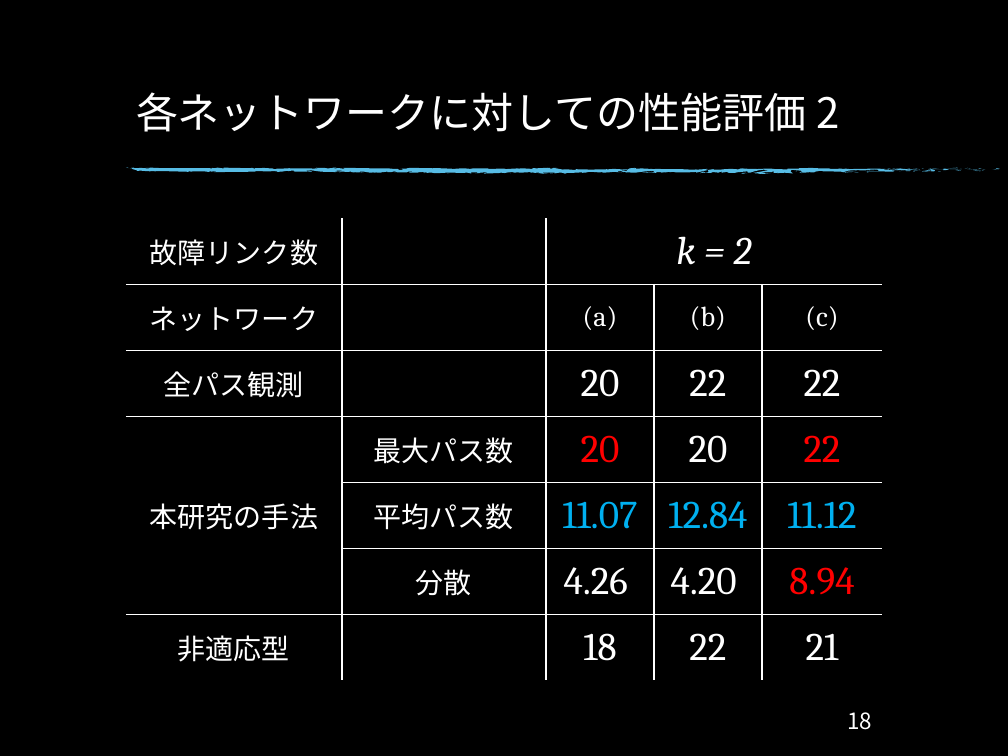
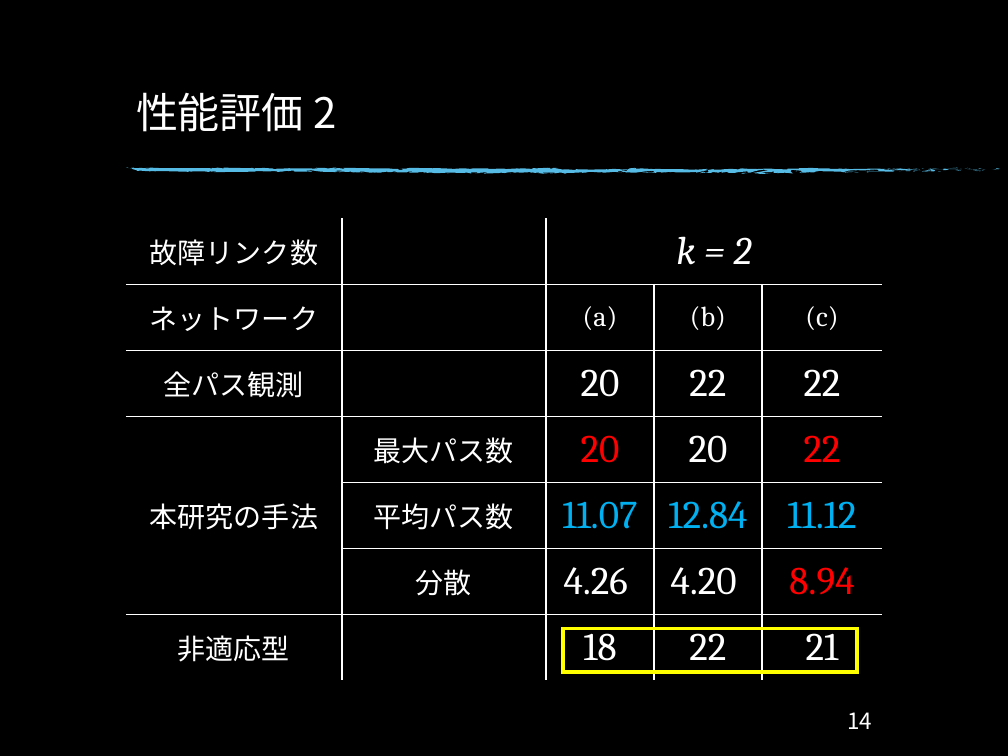
Before and after one commit to Ryo0021300/Monograph, a slide deck: slide 15 of Monograph/卒研発表_34.pptx (slide 19 before the commit). Drawn at 1008x756 pixels with LibreOffice and Linux fonts; fonts in the diff are those of the drawing; background and template pictures are left out. Boxes give left, top, right and bottom in pixels: in the first picture for what was removed or moved away, otherwise in the second. Text is boxed around its words. In the diff, an @@ line names an element or a change of style, - is before the commit and + after.

```diff
--- a/Monograph/卒研発表_34.pptx
+++ b/Monograph/卒研発表_34.pptx
@@ title at (136,92,336,132): text changed @@
-各ネットワークに対しての性能評価 2
+性能評価 2
@@ rectangle added at (562,629,857,672), outline #FFFF00 2.75 pt @@
@@ page number at (847,712,872,729): text changed @@
-18
+14
```
Also in this commit, not shown: 12 other slides changed, 1 slide added, 7 slides removed, 7 other files.
